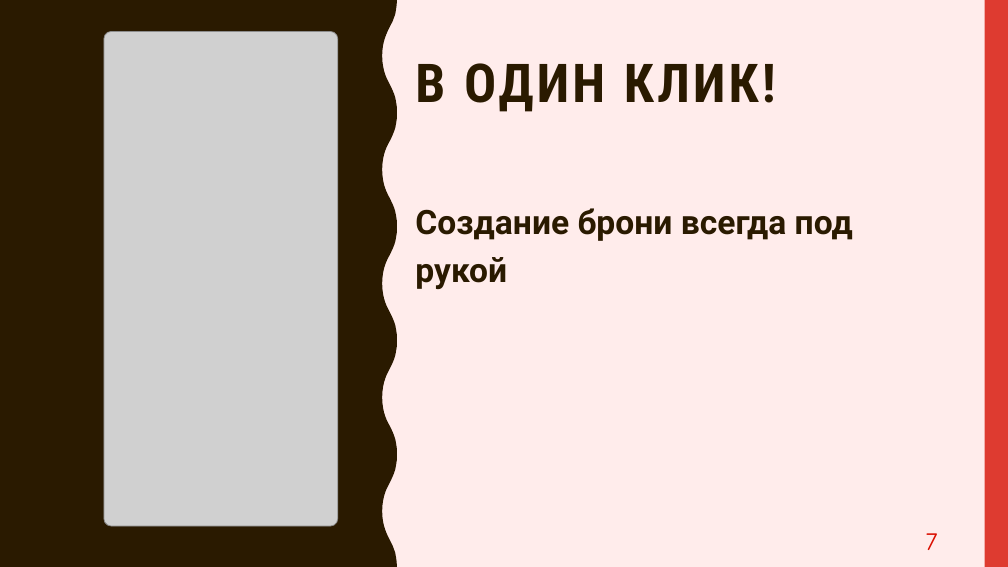
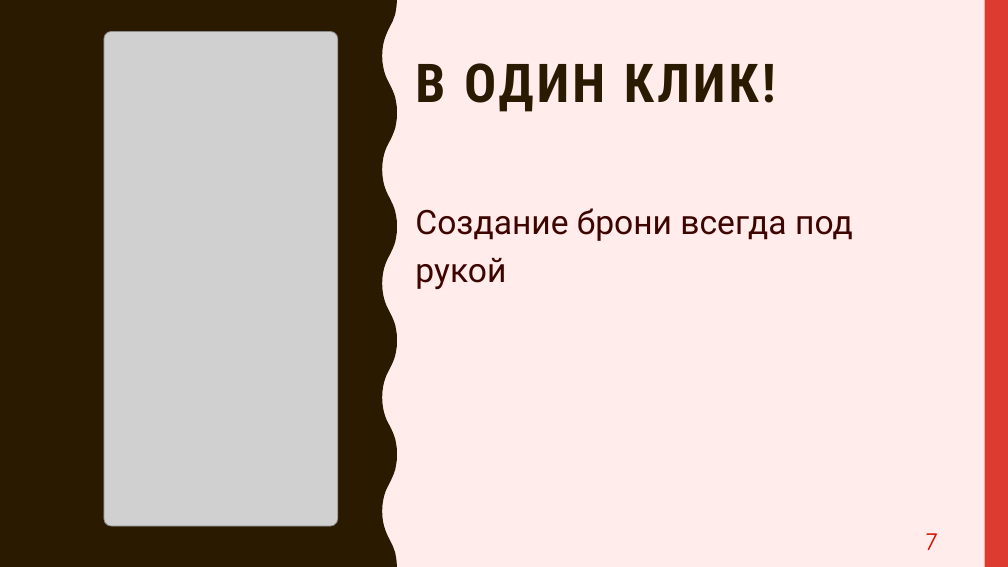
Before and after one commit to PavelPutin/restobook, a slide deck: slide 7 of presentation (product)/Restobook.pptx. Drawn at 1008x567 pixels with LibreOffice and Linux fonts; fonts in the diff are those of the drawing; grey boxes stand for pictures. Boxes give left, top, right and bottom in pixels: in the first picture for what was removed or moved away, otherwise in the second. Text is boxed around its words. In the diff, an @@ line names an element or a change of style, - is before the commit and + after.

```diff
--- a/presentation (product)/Restobook.pptx
+++ b/presentation (product)/Restobook.pptx
@@ text "Создание брони всегда под рукой" at box(415, 208, 853, 289): text colour #2A1A00 to #3D0400, bold off @@
```
Also in this commit, not shown: 5 other slides changed, 1 other file.
